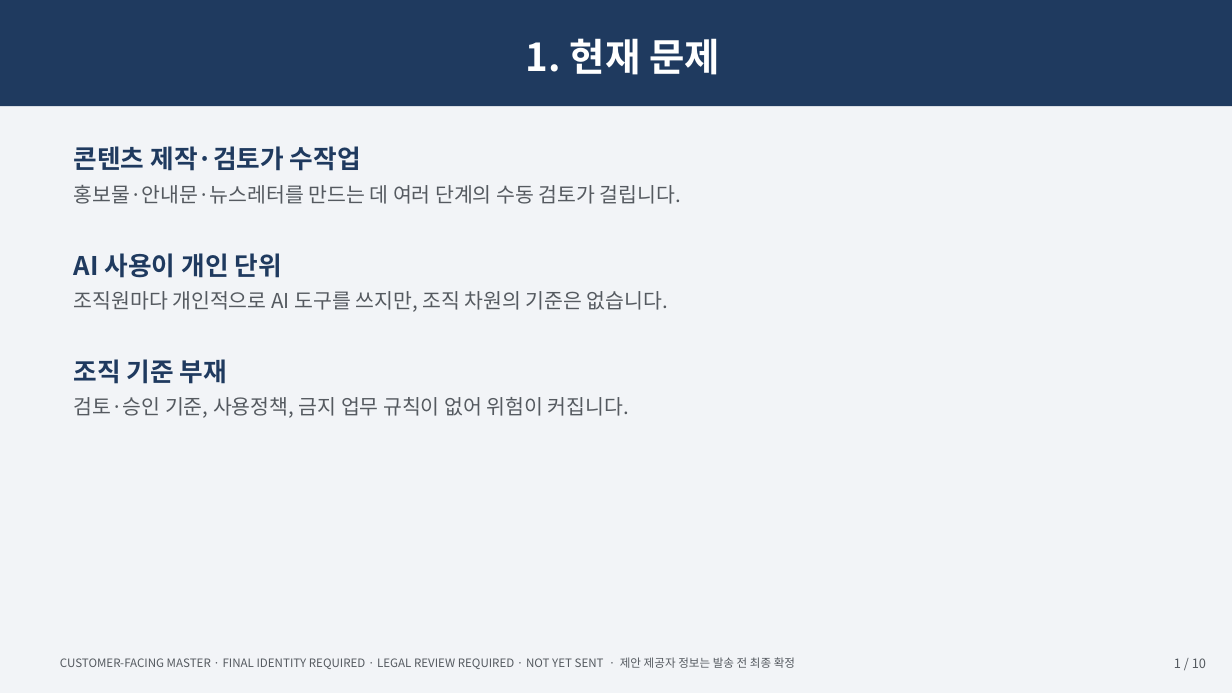
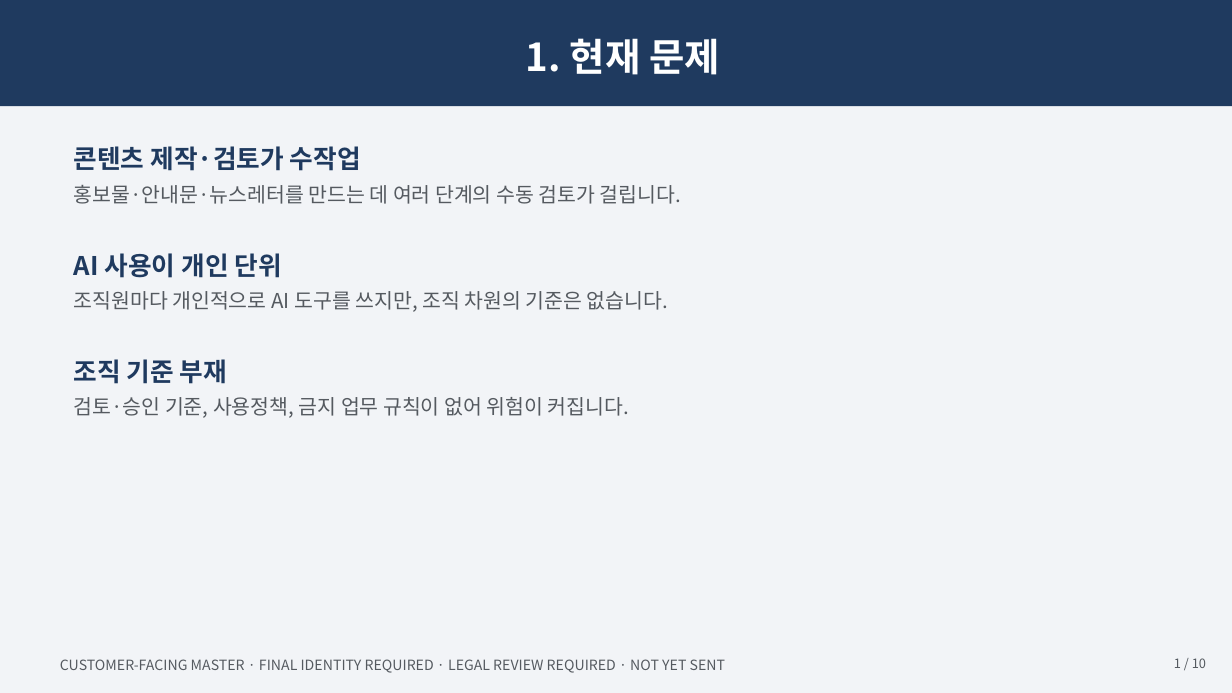
Before and after one commit to skerishKang/ai-revenue-lab, a slide deck: slide 1 of docs/commercial/business-35-ai-media-education-dx/customer-package/Business35_Master_Proposal_10p.pptx. Drawn at 1232x693 pixels with LibreOffice and Linux fonts; fonts in the diff are those of the drawing. Boxes give left, top, right and bottom in pixels: in the first picture for what was removed or moved away, otherwise in the second. Text is boxed around its words. In the diff, an @@ line names an element or a change of style, - is before the commit and + after.

```diff
--- a/docs/commercial/business-35-ai-media-education-dx/customer-package/Business35_Master_Proposal_10p.pptx
+++ b/docs/commercial/business-35-ai-media-education-dx/customer-package/Business35_Master_Proposal_10p.pptx
@@ text at bbox=[60, 659, 725, 673]: text changed; size 9 to 11 pt @@
-CUSTOMER-FACING MASTER · FINAL IDENTITY REQUIRED · LEGAL REVIEW REQUIRED · NOT YET SENT · 제안 제공자 정보는 발송 전 최종 확정
+CUSTOMER-FACING MASTER · FINAL IDENTITY REQUIRED · LEGAL REVIEW REQUIRED · NOT YET SENT
```
Also in this commit, not shown: 9 other slides changed, 23 other files.
